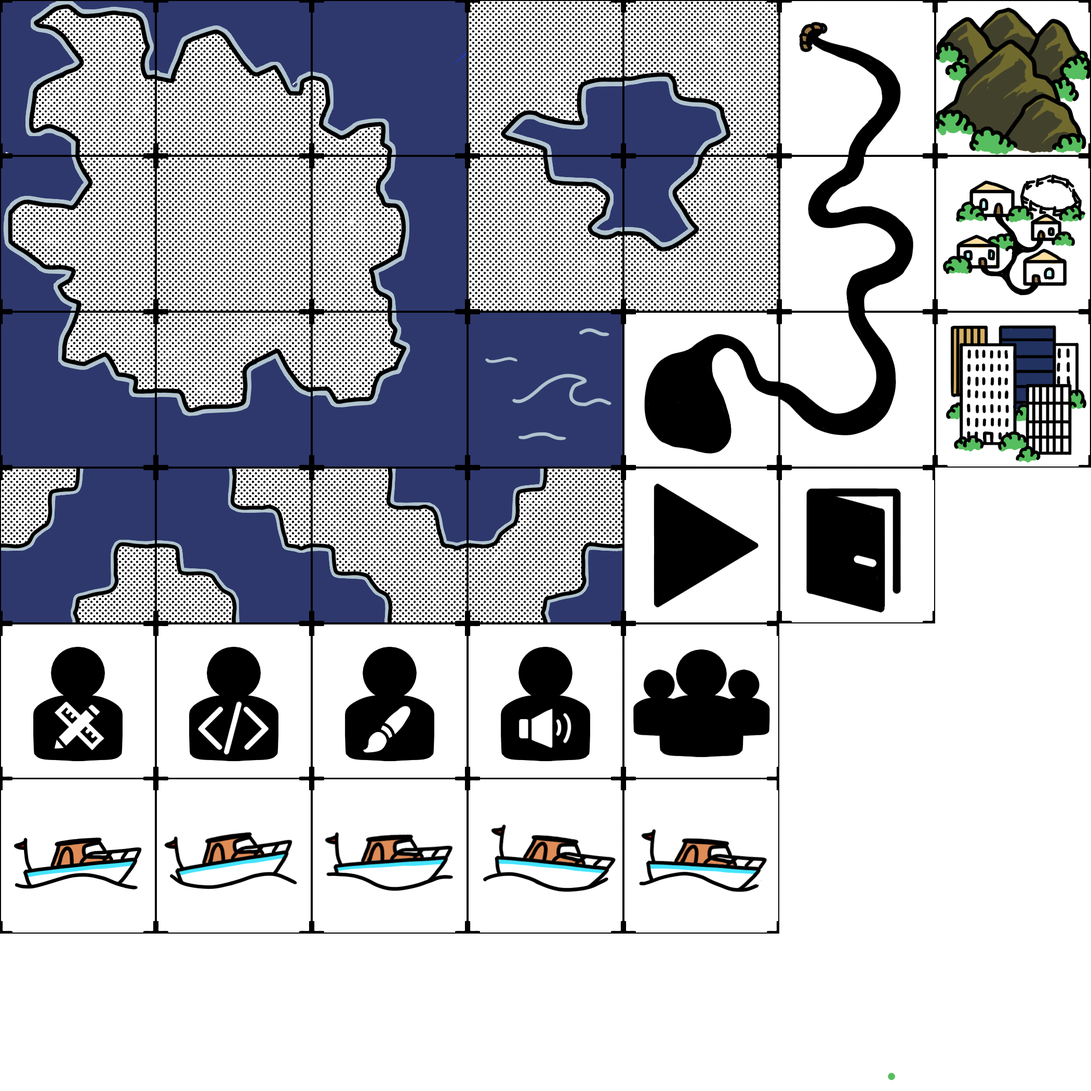
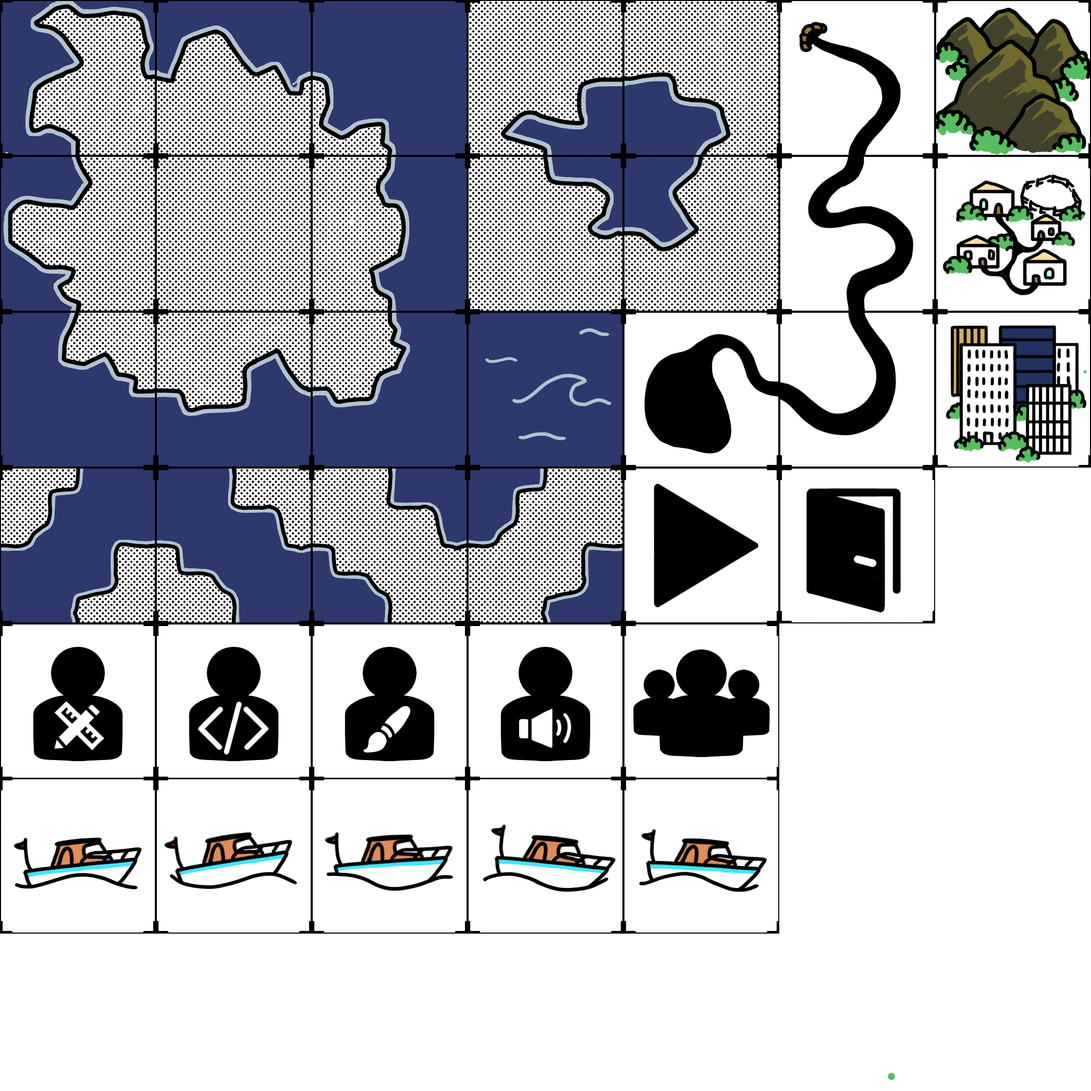
The second 1091x1091 image is a revision of the first. Changes to its layers:
painted on "Paint Layer 1" over [959, 204, 1088, 446]
